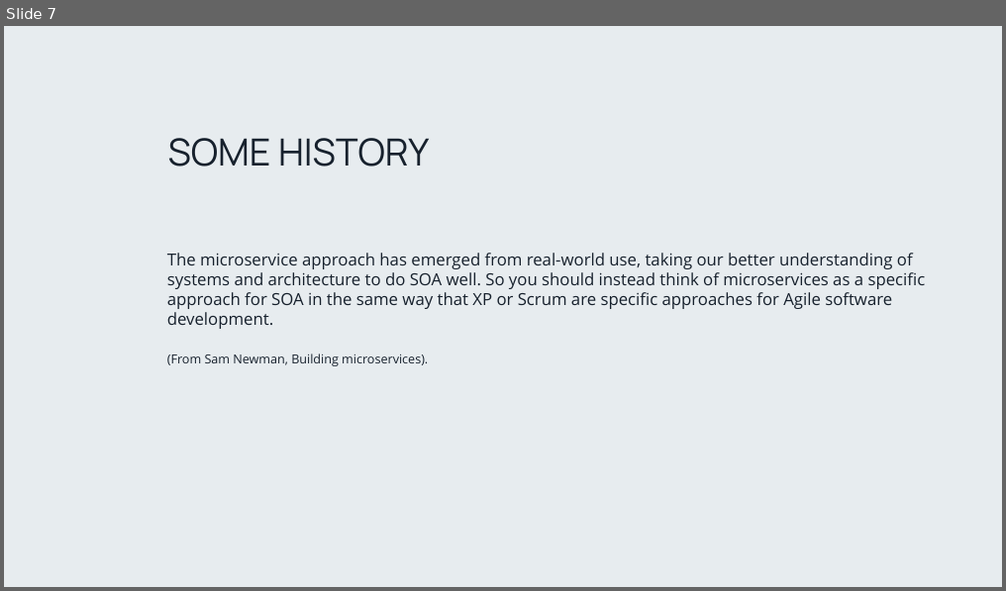
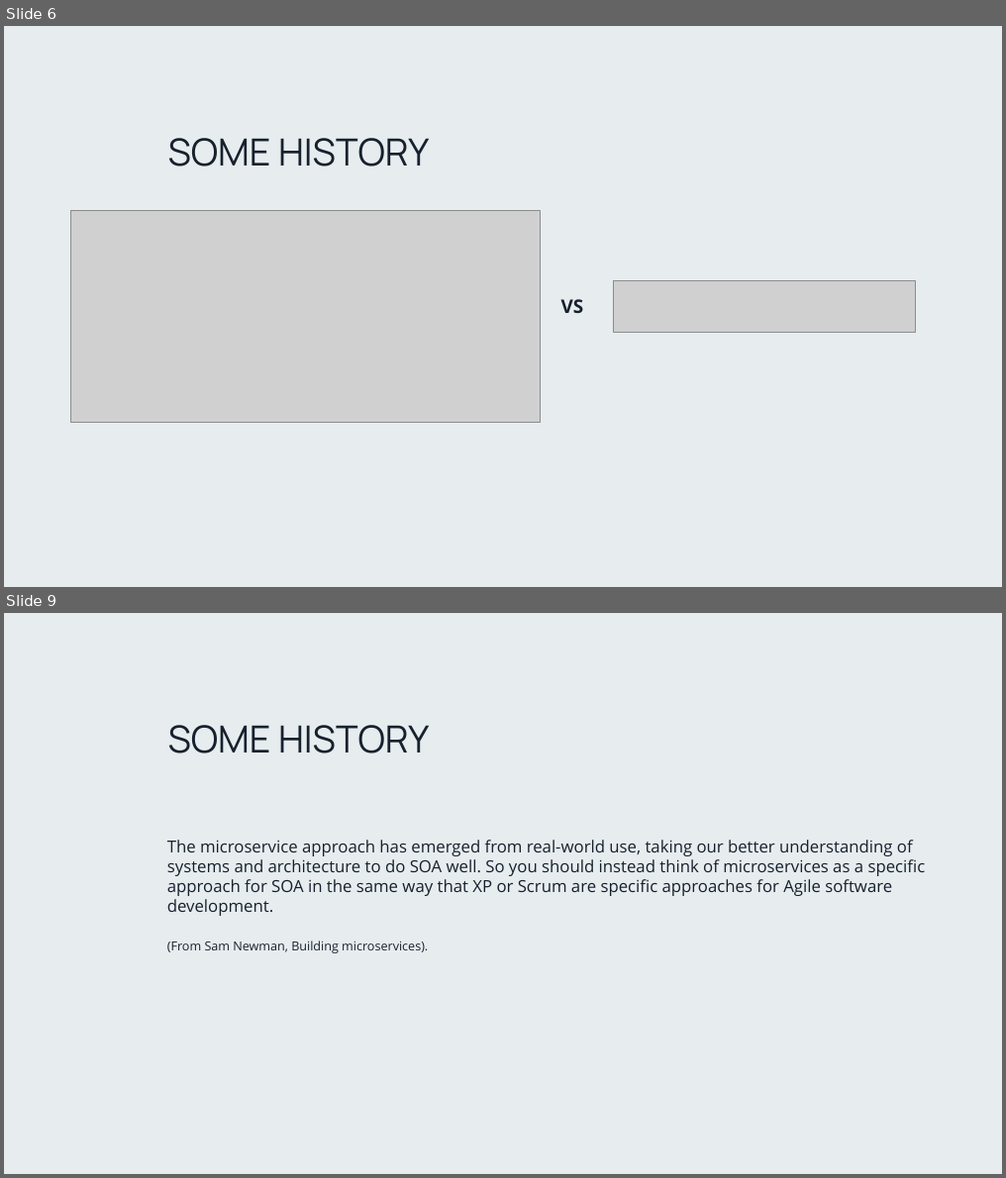
Before and after one commit to PlainConcepts/NetCore-Docker-Workshop, a slide deck: Docu/Microservices_day_1.pptx. Shown one above the other, each under a label of ours: slide 7 before the commit, slides 6 and 9 after it; the slides between them are not shown. The pictures are 1006x591 and 1006x1178 pixels, drawn with LibreOffice and Linux fonts; fonts in the diff are those of the drawing; grey boxes stand for pictures; background and template pictures are left out. Boxes give left, top, right and bottom in pixels: in the first picture for what was removed or moved away, otherwise in the second. Text is boxed around its words. In the diff, an @@ line names an element or a change of style, - is before the commit and + after.

```diff
--- a/Docu/Microservices_day_1.pptx
+++ b/Docu/Microservices_day_1.pptx
@@ slide 6 added at box(4, 26, 1002, 587), background picture (left out) @@
@@ title added at box(168, 138, 429, 167), 36 pt, text #17212D @@
+SOME HISTORY
@@ picture added at box(70, 210, 540, 422) @@
@@ picture added at box(614, 281, 916, 332) @@
@@ text added at box(561, 299, 584, 313), 18 pt, text #17212D, bold @@
+VS
@@ what was slide 7 is now slide 9 @@
```
Also in this commit, not shown: 3 slides changed, 3 other slides added.
